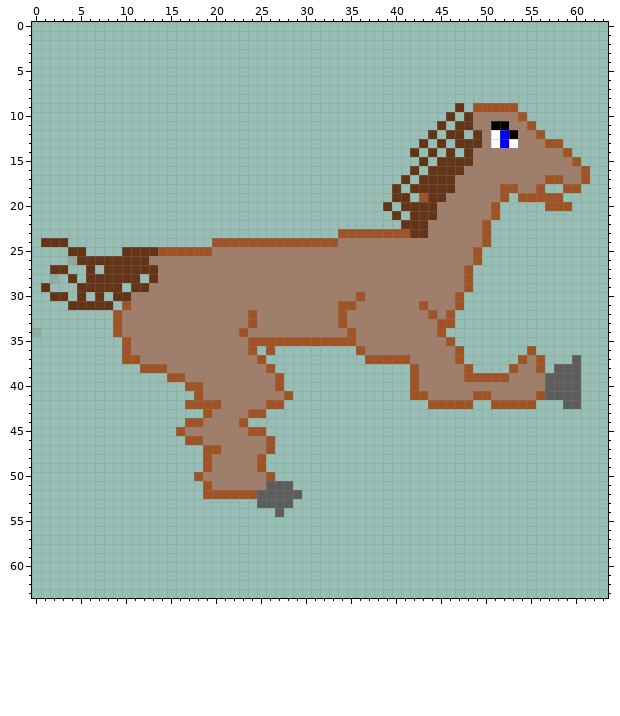
A pixel-art sprite gets an edit: web/assets/img/floppy_horse3.png. The first picture shows the starting point.
The file is 64x64 pixels. Pixels under 10% opacity are left out. Colours within 5 levels of each other are drawn and written as one.
New version:
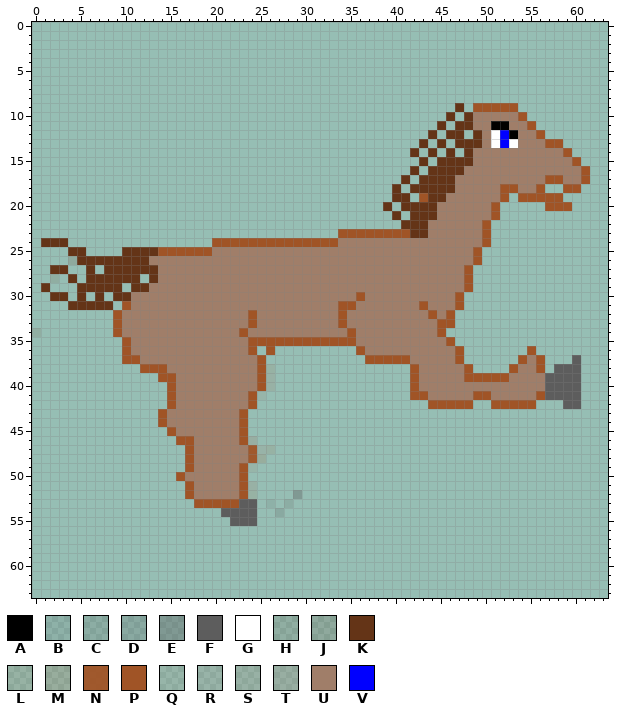
Palette (. is transparent): A #000000  B #5d5d5d23  C #5d5d5d2e  D #5d5d5d38  E #5d5d5d62  F #5d5d5d  G #ffffff  H #6434171e  J #64341726  K #643417  L #a054261c  M #a0542629  N #a05426f3  P #a05426  Q #a07e6924  R #a07e692a  S #a07e6933  T #a07e693e  U #a07e69  V #0000ff
Changes in this commit:
The edit turns colour F into colour B in row 53 at x 26.
The edit turns colour F into colour C in row 53 at x 28.
The edit turns colour F into colour D in row 54 at x 27.
The edit turns colour F into colour E in row 52 at x 29.
There is now colour F in row 53 at x 23 to 24; in row 54 at x 21 to 24; in row 55 at x 22 to 24.
The edit turns colour P into colour L in row 38 at x 26; in row 47 at x 26; in row 52 at x 24.
The edit turns colour P into colour M in row 48 at x 25.
The edit turns colour U into colour N in rows 47 to 48 at x 24.
There is now colour P in row 39 at x 14; in rows 40 to 42 at x 15; in rows 43 to 44 at x 14; in row 45 at x 15; in row 46 at x 16; in rows 47 to 49 at x 17.
There is now colour P in row 50 at x 16; in rows 51 to 52 at x 17; in row 53 at x 18 to 22.
The edit turns colour U into colour P in rows 38 to 40 at x 25; in rows 41 to 42 at x 24; in row 43 at x 23; in rows 45 to 46 at x 23; in rows 49 to 51 at x 23.
The edit turns colour U into colour Q in row 41 at x 25; in row 49 at x 24.
The edit turns colour U into colour R in row 47 at x 25.
The edit turns colour U into colour S in rows 39 to 40 at x 26; in row 51 at x 24.
The edit turns colour U into colour T in row 46 at x 24.
There is now colour U in row 40 at x 16; in row 41 at x 16 to 17; in row 42 at x 16; in row 43 at x 15 to 18; in row 44 at x 15 to 16; in rows 47 to 49 at x 18.
There is now colour U in row 50 at x 17; in rows 51 to 52 at x 18.
The edit turns colour P into colour U in row 39 at x 16; in row 40 at x 17 to 18; in row 41 at x 18; in row 42 at x 17 to 20; in row 43 at x 19; in row 44 at x 17 to 18.
The edit turns colour P into colour U in row 45 at x 16; in row 46 at x 18; in row 47 at x 19 to 20; in rows 48 to 49 at x 19; in row 50 at x 18; in row 51 at x 19.
The edit turns colour P into colour U in row 52 at x 19 to 22.
The author cleared colour F in row 51 at x 26 to 28; in row 52 at x 25 to 28; in row 53 at x 25 and 27.
The author cleared colour P in rows 39 to 40 at x 27; in row 41 at x 28; in row 42 at x 26 to 27; in row 43 at x 24 to 25; in row 45 at x 24 to 25; in row 46 at x 26.
The author cleared colour P in row 49 at x 25; in row 50 at x 26.
The author cleared colour U in row 41 at x 26 to 27; in row 42 at x 25; in row 46 at x 25; in row 50 at x 24 to 25; in row 51 at x 25.
